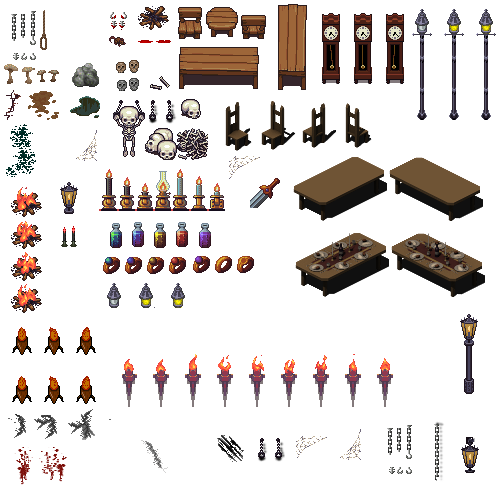
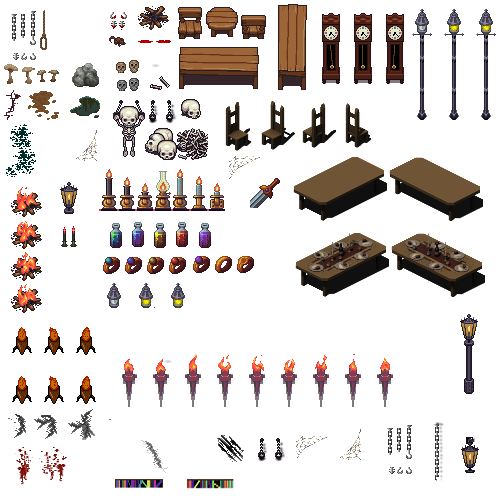
Layered file, before and after one edit (500 x 500). Changes by layer:
painted on "masterdecorations.png" over [115, 64, 234, 489]
